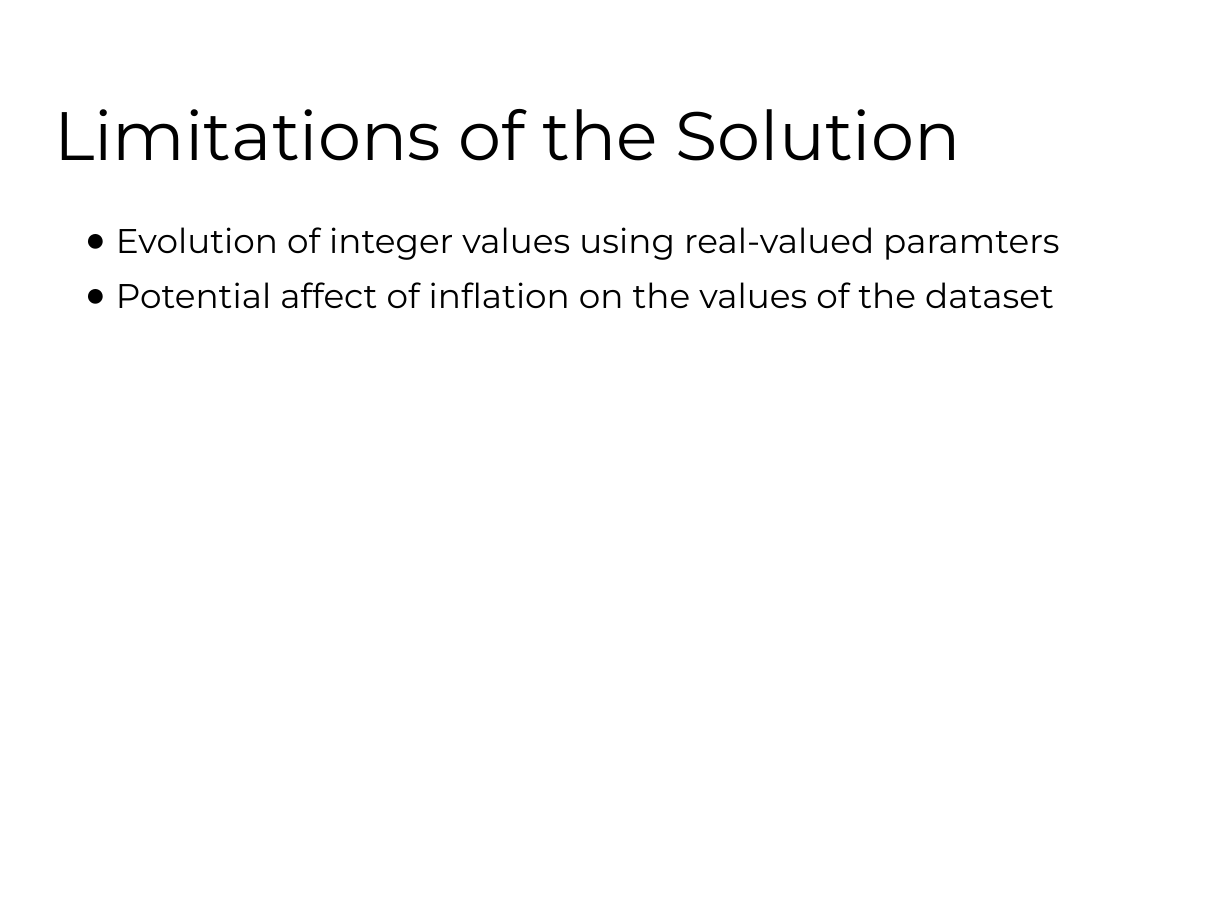
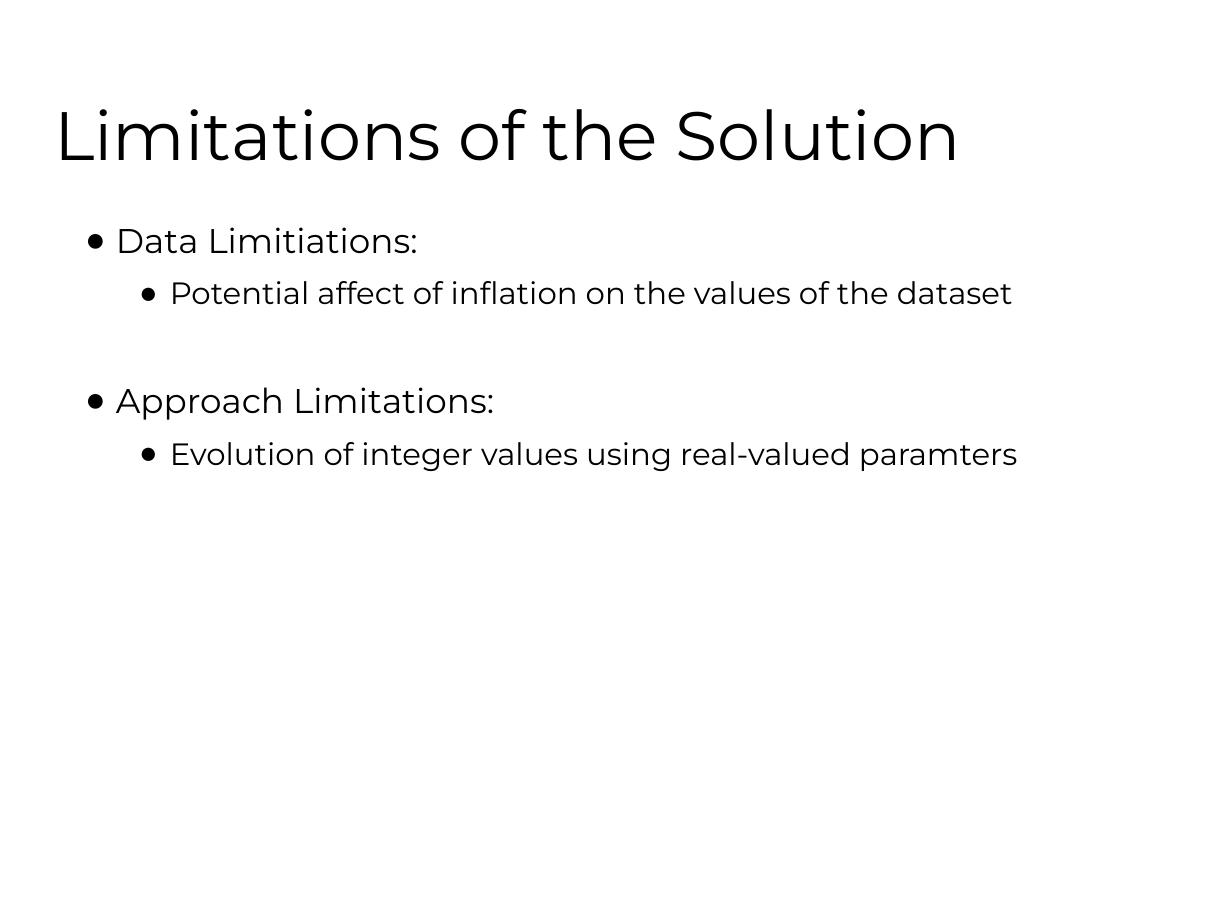
Before and after one commit to fhh23/Evolving-Stock-Market-Indicators-Using-Multi-Objective-Genetic-Algorithms, a slide deck: slide 27 of CSE848_Hormasji_Reiff_ProjectPresentation.pptx (slide 26 before the commit). Drawn at 1232x924 pixels with LibreOffice and Linux fonts; fonts in the diff are those of the drawing; background and template pictures are left out. Boxes give left, top, right and bottom in pixels: in the first picture for what was removed or moved away, otherwise in the second. Text is boxed around its words. In the diff, an @@ line names an element or a change of style, - is before the commit and + after.

```diff
--- a/CSE848_Hormasji_Reiff_ProjectPresentation.pptx
+++ b/CSE848_Hormasji_Reiff_ProjectPresentation.pptx
@@ text at (x1=116, y1=227, x2=1013, y2=420): paragraphs added @@
+● Data Limitiations:
+  ● Potential affect of inflation on the values of the dataset
+● Approach Limitations:
@@ text at (x1=116, y1=282, x2=1054, y2=308): paragraph removed @@
-● Potential affect of inflation on the values of the dataset
@@ text at (x1=170, y1=442, x2=1018, y2=471): size 20 to 18 pt in "Evolution of integer values using real-valued paramters"; list level 1 to 2 in "Evolution of integer values using ..." @@
```
Also in this commit, not shown: 5 other slides changed, 1 slide added, 1 other file.
